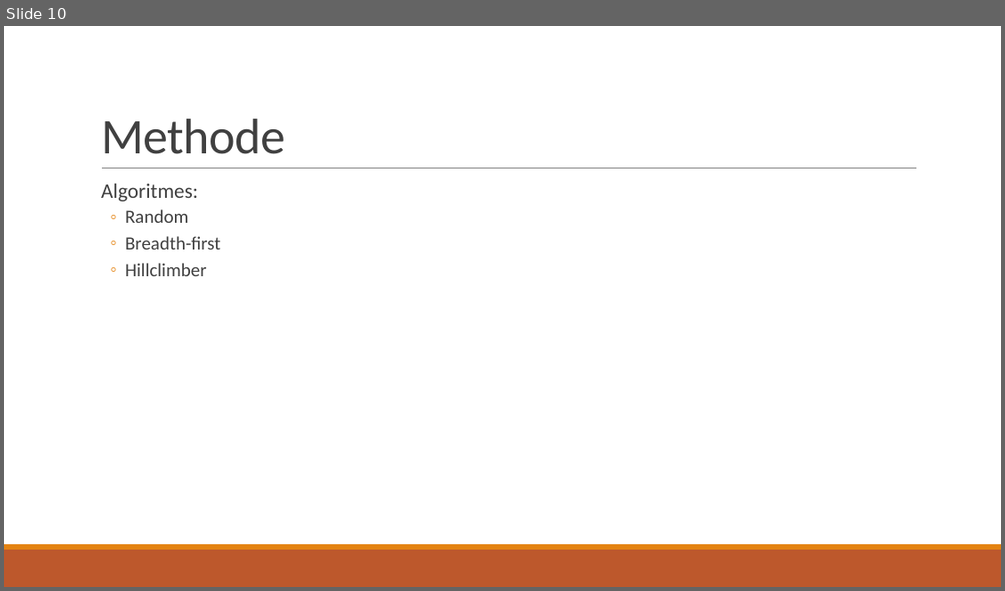
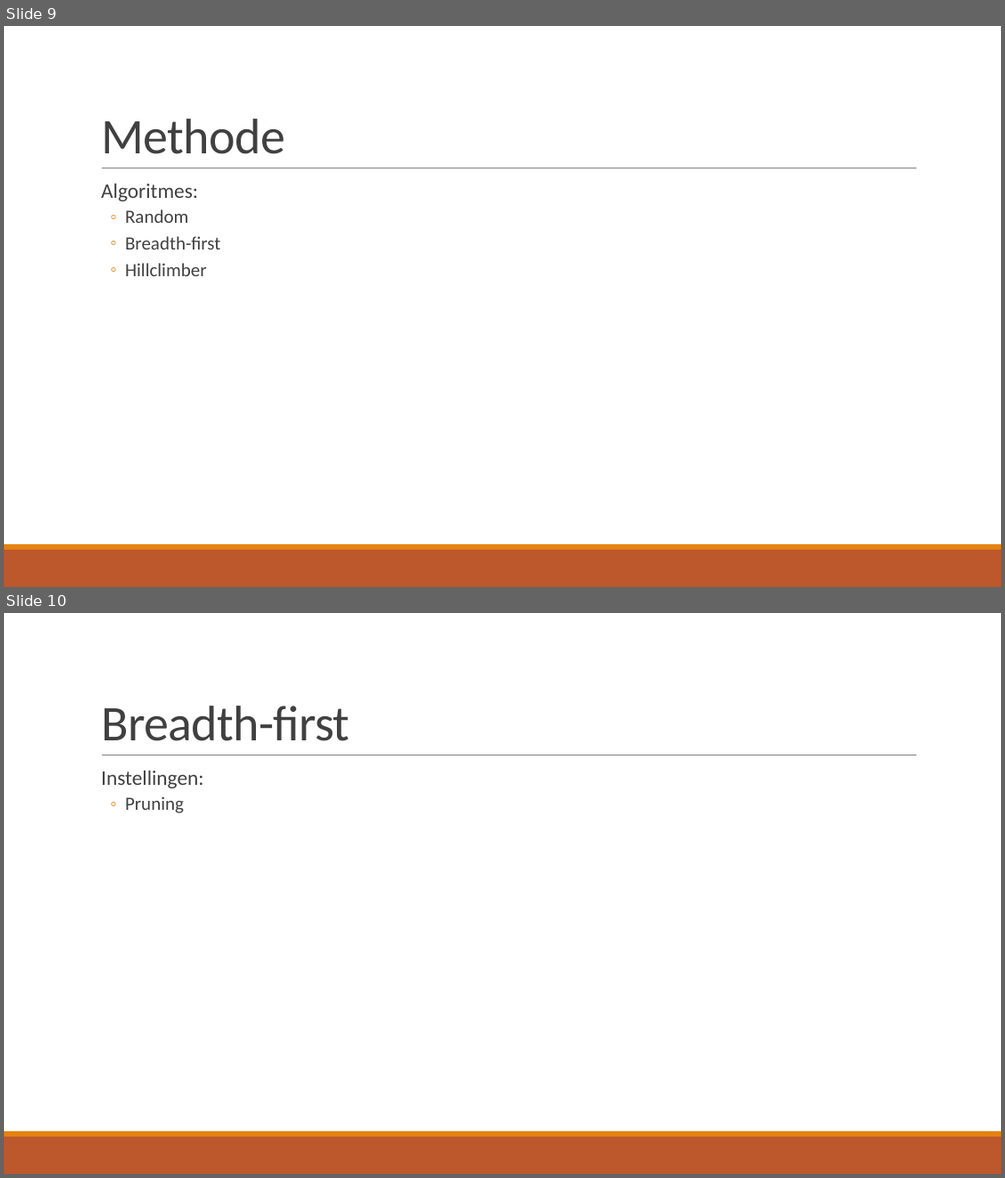
Before and after one commit to LunarLite/Proteasen, a slide deck: Presentations/Proteasen - week 1.pptx. Shown one above the other, each under a label of ours: slide 10 before the commit, slides 9 and 10 after it. The pictures are 1005x591 and 1005x1178 pixels, drawn with LibreOffice and Linux fonts; fonts in the diff are those of the drawing. Boxes give left, top, right and bottom in pixels: in the first picture for what was removed or moved away, otherwise in the second. Text is boxed around its words. In the diff, an @@ line names an element or a change of style, - is before the commit and + after.

```diff
--- a/Presentations/Proteasen - week 1.pptx
+++ b/Presentations/Proteasen - week 1.pptx
@@ slide 10 added at <box>4,613,1001,1174</box>, background #FFFFFF; not listed: 3 template elements that a slide beside it also shows @@
@@ title added at <box>101,706,349,741</box>, 48 pt, text #404040 @@
+Breadth-first
@@ text added at <box>101,771,203,813</box>, 20 pt, text #404040 @@
+  Instellingen:
+  ◦ Pruning
@@ what was slide 10 is now slide 9 @@
```
Also in this commit, not shown: 1 slide changed, 2 other slides added, 3 slides removed.
